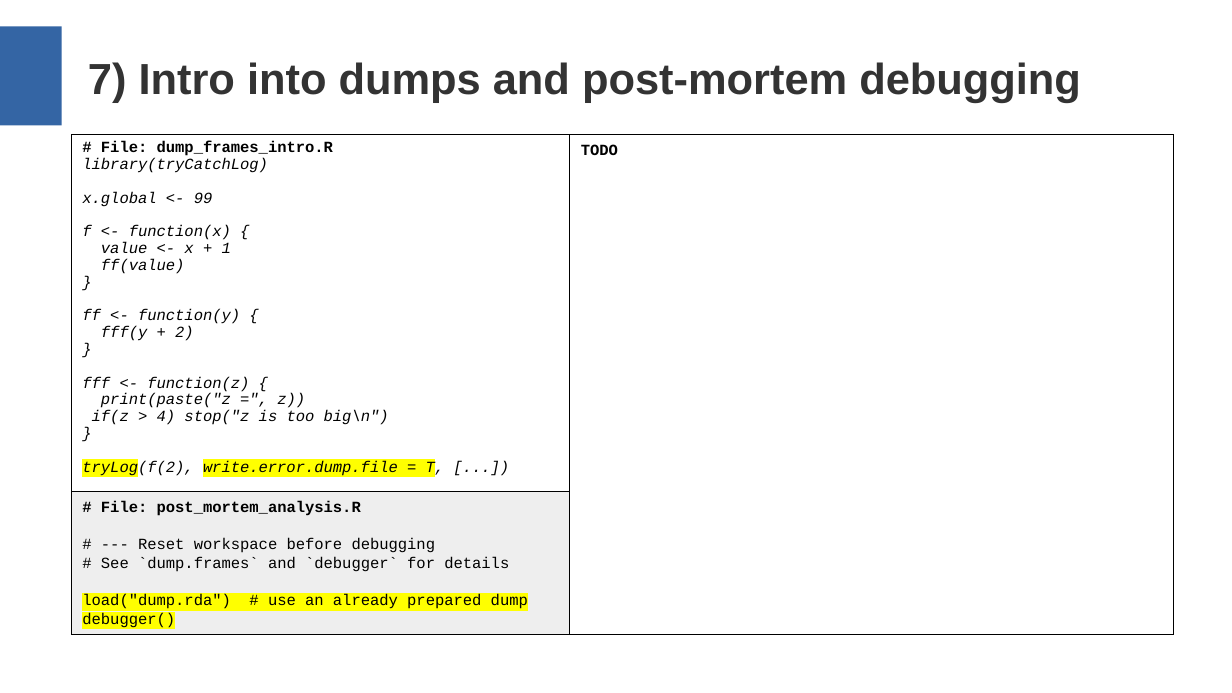
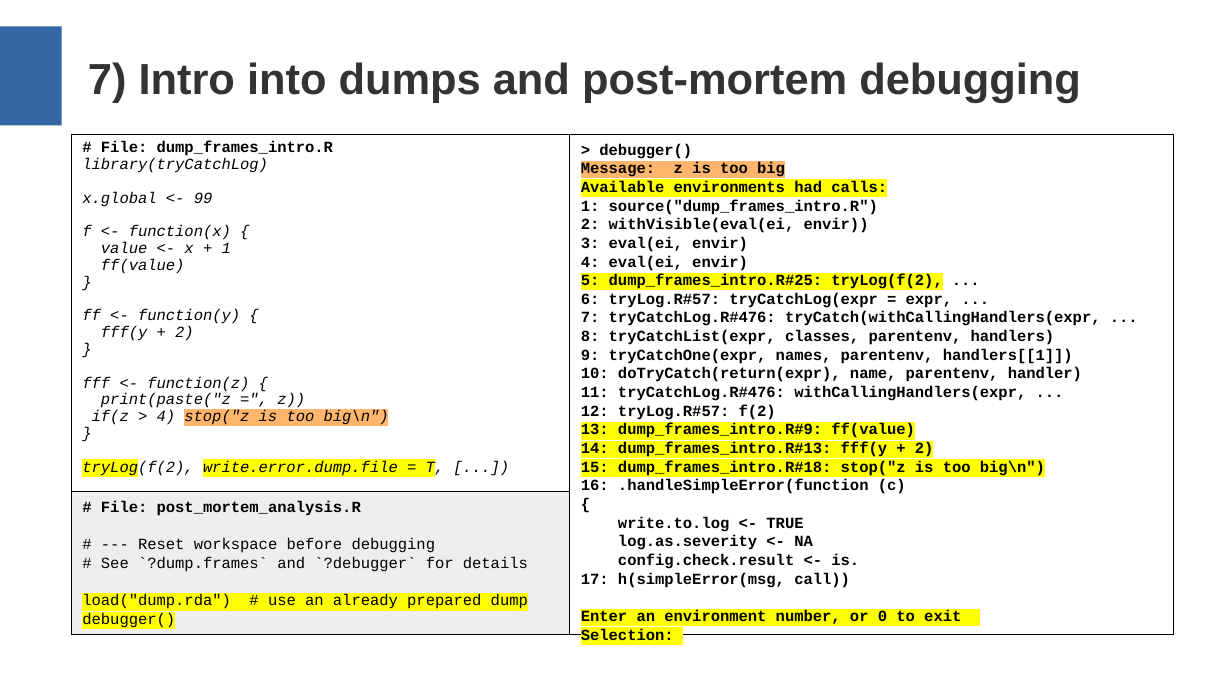
Before and after one commit to aryoda/R_shiny_post_mortem_analysis_training, a slide deck: slide 13 of Training slides.odp (slide 11 before the commit). Drawn at 1232x693 pixels with LibreOffice and Linux fonts; fonts in the diff are those of the drawing. Boxes give left, top, right and bottom in pixels: in the first picture for what was removed or moved away, otherwise in the second. Text is boxed around its words. In the diff, an @@ line names an element or a change of style, - is before the commit and + after.

Commit message:
Add slides for post-mortem analysis

```diff
--- a/Training slides.odp
+++ b/Training slides.odp
@@ text in rectangle at [581,143,1101,640]: text changed @@
-TODO
+> debugger()
+Message: z is too big
+Available environments had calls:
+1: source("dump_frames_intro.R")
+2: withVisible(eval(ei, envir))
+3: eval(ei, envir)
+4: eval(ei, envir)
+5: dump_frames_intro.R#25: tryLog(f(2), ...
+6: tryLog.R#57: tryCatchLog(expr = expr, ...
+7: tryCatchLog.R#476: tryCatch(withCallingHandlers(expr, ...
+8: tryCatchList(expr, classes, parentenv, handlers)
+9: tryCatchOne(expr, names, parentenv, handlers[[1]])
+10: doTryCatch(return(expr), name, parentenv, handler)
+11: tryCatchLog.R#476: withCallingHandlers(expr, ...
+12: tryLog.R#57: f(2)
+13: dump_frames_intro.R#9: ff(value)
+14: dump_frames_intro.R#13: fff(y + 2)
+15: dump_frames_intro.R#18: stop("z is too big\n")
+16: .handleSimpleError(function (c)
+{
+write.to.log <- TRUE
+log.as.severity <- NA
+config.check.result <- is.
+17: h(simpleError(msg, call))
+Enter an environment number, or 0 to exit
+Selection:
@@ text in rectangle at [92,410,389,427]: highlight none to #FFB66C in "stop("z is too big\n")" @@
@@ text in rectangle at [101,557,528,572]: text changed @@
-# See `dump.frames` and `debugger` for details
+# See `?dump.frames` and `?debugger` for details
```
Also in this commit, not shown: 3 other slides changed, 4 slides added.
